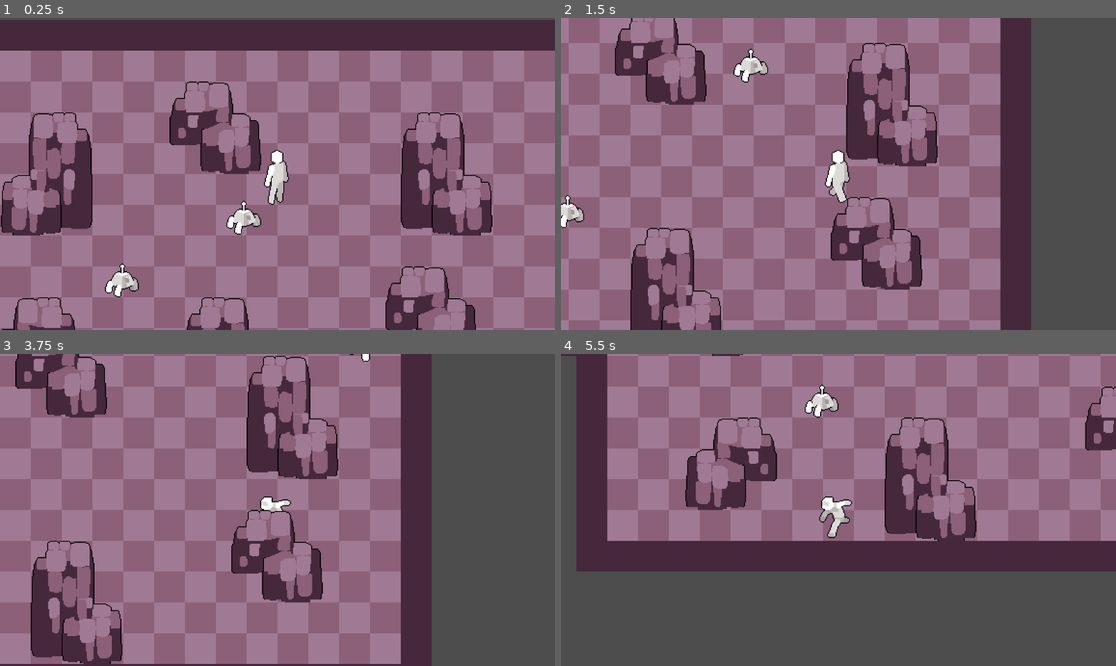
Above: before the commit, frames 1-4 (two rows, left to right).
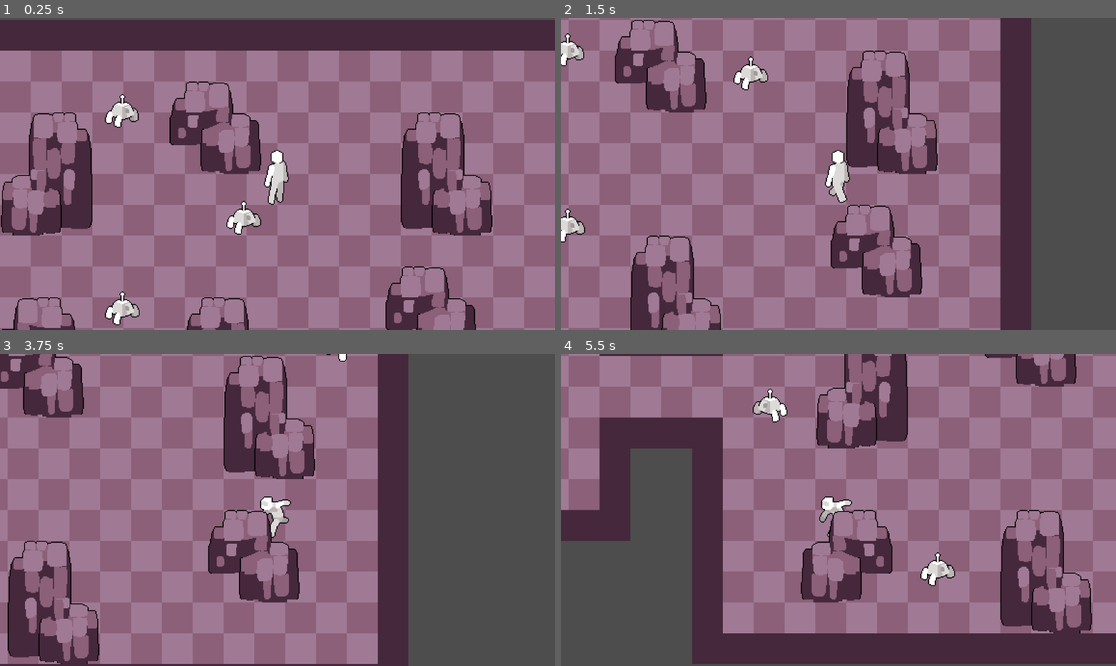
Above: after the commit, the same moments.

Repository: leandrojofre/godot4-rpg-chaotic
Game: Godot game, scene res://scenes/Game.tscn
The game is run twice, just before and just after one commit, with the same random seed, the same clock (stepped at 60 frames per second) and the same inputs.
Inputs:
- Up to frame 1 (0.25 s): no input
- Up to frame 2 (1.5 s): hold D (right) 0.53-1.28 s; hold Shift (run) 0.53-1.28 s; hold S (down) from 1.28 s (still down); tap Shift (run) at 1.35 s
- Up to frame 3 (3.75 s): release S (down) at 2.03 s; hold Shift (run) 2.03-2.78 s; hold D (right) 2.03-3.53 s; tap Shift (run) at 2.85 s; hold A (left) from 3.53 s (still down); hold Shift (run) from 3.53 s (still down)
- Up to frame 4 (5.5 s): release Shift (run) at 4.28 s; tap Shift (run) at 4.35 s; release A (left) at 5.03 s; hold S (down) from 5.03 s (still down); hold Shift (run) from 5.03 s (still down)

The runs differ from the first frame. In frame 1, 1.0% of the frame differs, in the area x 18-26%, y 24-99%; in frame 2, 22%; in frame 3, 55%; in frame 4, 76%, in the area x 0-100%, y 0-100%.

Commit message:
Feat: Detect enemies hitbox
The player now detects when an enemy is close enough to hurt him, leaving the base to add a health and damage system.

Diff:
--- a/project.godot
+++ b/project.godot
@@ -56,6 +56,11 @@
 ]
 }
 
+[layer_names]
+
+2d_physics/layer_1="terrain"
+2d_physics/layer_2="enemies"
+
 [rendering]
 
 textures/canvas_textures/default_texture_filter=0
--- a/scenes/Game.tscn
+++ b/scenes/Game.tscn
@@ -9,34 +9,54 @@
 
 [node name="Player" parent="." instance=ExtResource("1_a5hdv")]
 position = Vector2(800, 192)
-collision_mask = 3
 
 [node name="Room_base" parent="." instance=ExtResource("2_ijx2x")]
 
-[node name="Enemy_base" parent="." instance=ExtResource("3_l8ykf")]
+[node name="Enemy_base0" parent="." instance=ExtResource("3_l8ykf")]
 position = Vector2(736, 224)
 markersNodes = Array[NodePath]([NodePath("PathOrigin"), NodePath("Marker2D-1"), NodePath("Marker2D-2"), NodePath("Marker2D-3"), NodePath("Marker2D-4"), NodePath("Marker2D-5"), NodePath("Marker2D-6"), NodePath("Marker2D-7")])
 
-[node name="Marker2D-1" type="Marker2D" parent="Enemy_base"]
+[node name="Marker2D-1" type="Marker2D" parent="Enemy_base0"]
 position = Vector2(96, 0)
 
-[node name="Marker2D-2" type="Marker2D" parent="Enemy_base"]
+[node name="Marker2D-2" type="Marker2D" parent="Enemy_base0"]
 position = Vector2(96, -128)
 
-[node name="Marker2D-3" type="Marker2D" parent="Enemy_base"]
+[node name="Marker2D-3" type="Marker2D" parent="Enemy_base0"]
 position = Vector2(320, -128)
 
-[node name="Marker2D-4" type="Marker2D" parent="Enemy_base"]
+[node name="Marker2D-4" type="Marker2D" parent="Enemy_base0"]
 position = Vector2(320, 160)
 
-[node name="Marker2D-5" type="Marker2D" parent="Enemy_base"]
+[node name="Marker2D-5" type="Marker2D" parent="Enemy_base0"]
 position = Vector2(128, 160)
 
-[node name="Marker2D-6" type="Marker2D" parent="Enemy_base"]
+[node name="Marker2D-6" type="Marker2D" parent="Enemy_base0"]
 position = Vector2(128, 64)
 
-[node name="Marker2D-7" type="Marker2D" parent="Enemy_base"]
+[node name="Marker2D-7" type="Marker2D" parent="Enemy_base0"]
 position = Vector2(0, 64)
 
+[node name="Enemy_base1" parent="." instance=ExtResource("3_l8ykf")]
+position = Vector2(640, 288)
+markersNodes = Array[NodePath]([NodePath("PathOrigin"), NodePath("Marker2D-1")])
+
+[node name="Marker2D-1" type="Marker2D" parent="Enemy_base1"]
+position = Vector2(0, 96)
+
 [node name="Enemy_base2" parent="." instance=ExtResource("3_l8ykf")]
-position = Vector2(640, 288)
+position = Vector2(160, 176)
+markersNodes = Array[NodePath]([NodePath("PathOrigin"), NodePath("Marker2D-1"), NodePath("Marker2D-2"), NodePath("Marker2D-3")])
+loop_in_circles = false
+
+[node name="Marker2D-1" type="Marker2D" parent="Enemy_base2"]
+position = Vector2(304, 0)
+
+[node name="Marker2D-2" type="Marker2D" parent="Enemy_base2"]
+position = Vector2(304, 96)
+
+[node name="Marker2D-3" type="Marker2D" parent="Enemy_base2"]
+position = Vector2(400, 96)
+
+[node name="Enemy_base4" parent="." instance=ExtResource("3_l8ykf")]
+position = Vector2(640, 112)
--- a/scenes/characters/Player.tscn
+++ b/scenes/characters/Player.tscn
@@ -59,10 +59,14 @@
 [sub_resource type="CircleShape2D" id="CircleShape2D_4vsvi"]
 radius = 8.0
 
+[sub_resource type="CircleShape2D" id="CircleShape2D_lfu1v"]
+radius = 16.0
+
 [node name="Player" type="CharacterBody2D"]
 z_index = 1
 y_sort_enabled = true
 texture_filter = 1
+collision_mask = 3
 script = ExtResource("1_ab3oa")
 
 [node name="AnimatedSprite2D" type="AnimatedSprite2D" parent="."]
@@ -78,3 +82,13 @@
 [node name="Camera2D" type="Camera2D" parent="."]
 offset = Vector2(0, -32)
 zoom = Vector2(2, 2)
+
+[node name="HitBox" type="Area2D" parent="."]
+collision_layer = 0
+collision_mask = 2
+
+[node name="CollisionShape2D" type="CollisionShape2D" parent="HitBox"]
+position = Vector2(0, -8)
+shape = SubResource("CircleShape2D_lfu1v")
+
+[connection signal="area_entered" from="HitBox" to="." method="_on_hit_box_area_entered"]
--- a/scenes/characters/enemies/_base.tscn
+++ b/scenes/characters/enemies/_base.tscn
@@ -1,7 +1,11 @@
-[gd_scene load_steps=13 format=3 uid="uid://tifbejx5dytm"]
+[gd_scene load_steps=15 format=3 uid="uid://tifbejx5dytm"]
 
 [ext_resource type="Script" path="res://scripts/characters/enemies/_base.gd" id="1_qxuii"]
 [ext_resource type="Texture2D" uid="uid://bxpejyusrid86" path="res://assets/characters/_enemy_base.png" id="1_rmdys"]
+
+[sub_resource type="CapsuleShape2D" id="CapsuleShape2D_rd4yr"]
+radius = 8.0
+height = 32.0
 
 [sub_resource type="AtlasTexture" id="AtlasTexture_3fvo1"]
 atlas = ExtResource("1_rmdys")
@@ -72,15 +76,25 @@
 "speed": 10.0
 }]
 
-[sub_resource type="CircleShape2D" id="CircleShape2D_fsl5d"]
-radius = 8.0
+[sub_resource type="CircleShape2D" id="CircleShape2D_iqcwt"]
+radius = 64.0
+
+[sub_resource type="CircleShape2D" id="CircleShape2D_0v0lw"]
+radius = 24.0
 
 [node name="Enemy_base" type="CharacterBody2D"]
 z_index = 1
 y_sort_enabled = true
+collision_layer = 2
+collision_mask = 2
 script = ExtResource("1_qxuii")
 markersNodes = Array[NodePath]([NodePath("PathOrigin")])
 loop_in_circles = true
+
+[node name="CollisionShape2D" type="CollisionShape2D" parent="."]
+position = Vector2(0, -8)
+rotation = 1.5708
+shape = SubResource("CapsuleShape2D_rd4yr")
 
 [node name="AnimatedSprite2D" type="AnimatedSprite2D" parent="."]
 sprite_frames = SubResource("SpriteFrames_h1n33")
@@ -89,8 +103,19 @@
 frame_progress = 0.878185
 offset = Vector2(0, -32)
 
-[node name="CollisionShape2D" type="CollisionShape2D" parent="."]
+[node name="PathOrigin" type="Marker2D" parent="."]
+
+[node name="TriggerZone" type="Area2D" parent="."]
+collision_layer = 0
+
+[node name="CollisionShape2D" type="CollisionShape2D" parent="TriggerZone"]
 position = Vector2(0, -8)
-shape = SubResource("CircleShape2D_fsl5d")
+shape = SubResource("CircleShape2D_iqcwt")
 
-[node name="PathOrigin" type="Marker2D" parent="."]
+[node name="HitBox" type="Area2D" parent="."]
+collision_layer = 2
+collision_mask = 0
+
+[node name="CollisionShape2D" type="CollisionShape2D" parent="HitBox"]
+position = Vector2(0, -8)
+shape = SubResource("CircleShape2D_0v0lw")
--- a/scenes/rooms/_room_base.tscn
+++ b/scenes/rooms/_room_base.tscn
@@ -50,7 +50,8 @@
 
 [sub_resource type="TileSet" id="TileSet_l62ul"]
 tile_size = Vector2i(32, 32)
-physics_layer_0/collision_layer = 1
+physics_layer_0/collision_layer = 3
+physics_layer_0/collision_mask = 3
 sources/1 = SubResource("TileSetAtlasSource_jhyum")
 pattern_0 = SubResource("TileMapPattern_gudcb")
 pattern_1 = SubResource("TileMapPattern_uwry3")
--- a/scripts/characters/enemies/_base.gd
+++ b/scripts/characters/enemies/_base.gd
@@ -18,6 +18,7 @@
 		markers.append(get_node(markersNodes[i]).global_position)
 
 	position_target = markers[currentMarkerTarget]
+	set_motion_mode(CharacterBody2D.MOTION_MODE_FLOATING)
 
 func swapCurrentMarker():
 	var top_limit_reached = (currentMarkerTarget + swapingTargetDirection == markers.size())
--- a/scripts/characters/player/Player.gd
+++ b/scripts/characters/player/Player.gd
@@ -1,34 +1,41 @@
 extends CharacterBody2D
 
 @export var speed = 240
-@export var run_multiplier = 2.5
+@export var run_multiplier = 2.0
 @onready var animations = $AnimatedSprite2D
 
-var velocity_direction
+var velocityDirection
+
+func _ready():
+	set_motion_mode(CharacterBody2D.MOTION_MODE_FLOATING)
 
 func select_player_animation():
+	if velocityDirection.x > 0:
+		animations.flip_h = false
+	elif velocityDirection.x < 0:
+		animations.flip_h = true
+
 	if Input.is_action_pressed("run"):
 		animations.play("run")
-		velocity_direction *= run_multiplier
+		velocityDirection *= run_multiplier
 	elif Input.is_action_pressed("key-down"):
 		animations.play("walk")
 	else: animations.play("idle")
 
 func _physics_process(_delta):
-	var input_direction_x = float(Input.is_action_pressed("right")) - float(Input.is_action_pressed("left"))
-	var input_direction_y = float(Input.is_action_pressed("down")) - float(Input.is_action_pressed("up"))
-	var input_direction = Vector2(input_direction_x, input_direction_y)
+	var inputDirection_x = float(Input.is_action_pressed("right")) - float(Input.is_action_pressed("left"))
+	var inputDirection_y = float(Input.is_action_pressed("down")) - float(Input.is_action_pressed("up"))
+	var inputDirection = Vector2(inputDirection_x, inputDirection_y)
 
-	velocity_direction = input_direction.limit_length().snapped(Vector2(0.1, 0.1))
-	velocity_direction *= speed
-
-	if input_direction_x > 0:
-		animations.flip_h = false
-	elif input_direction_x < 0:
-		animations.flip_h = true
+	velocityDirection = inputDirection.limit_length().snapped(Vector2(0.1, 0.1))
+	velocityDirection *= speed
 
 	select_player_animation()
 
-	velocity = velocity_direction
+	velocity = velocityDirection
 
 	move_and_slide()
+
+func _on_hit_box_area_entered(area):
+	if area.name == "HitBox":
+		print("HP-1")
Not shown: 1 places in scenes/characters/Player.tscn that only renumber resources
